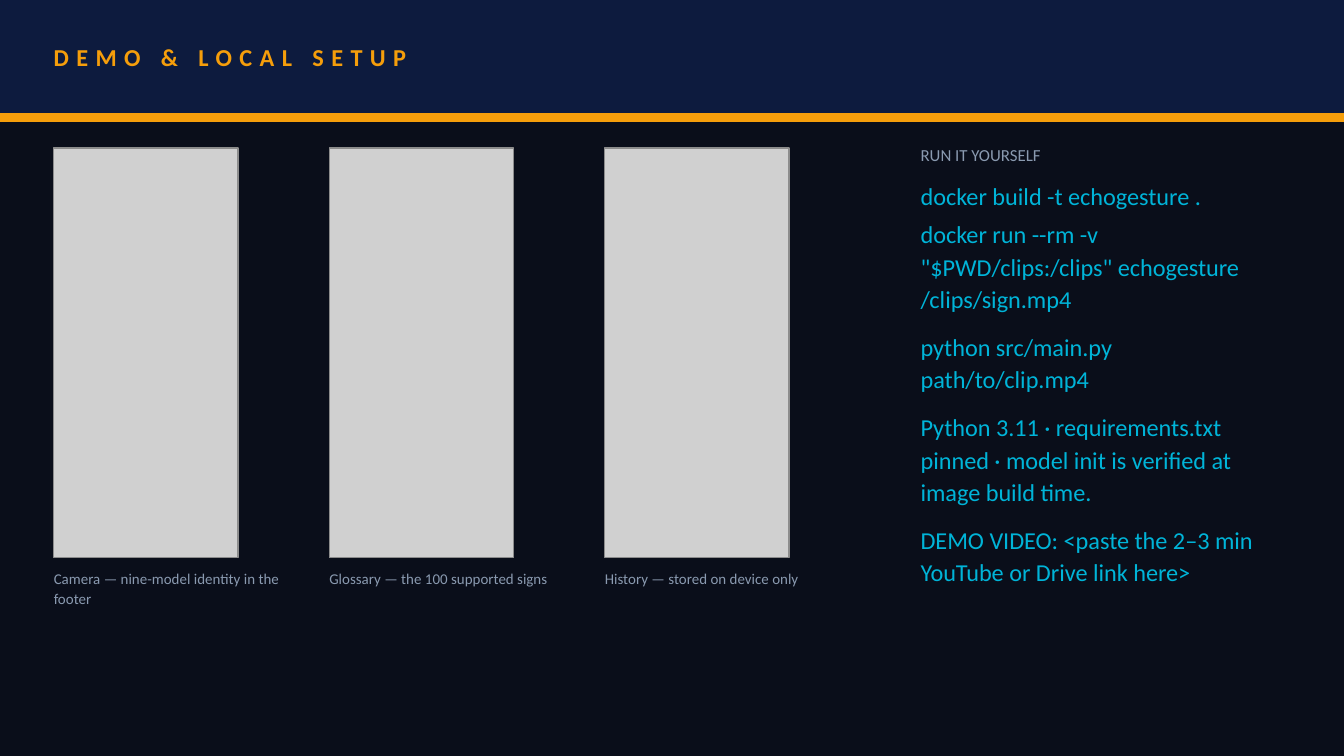
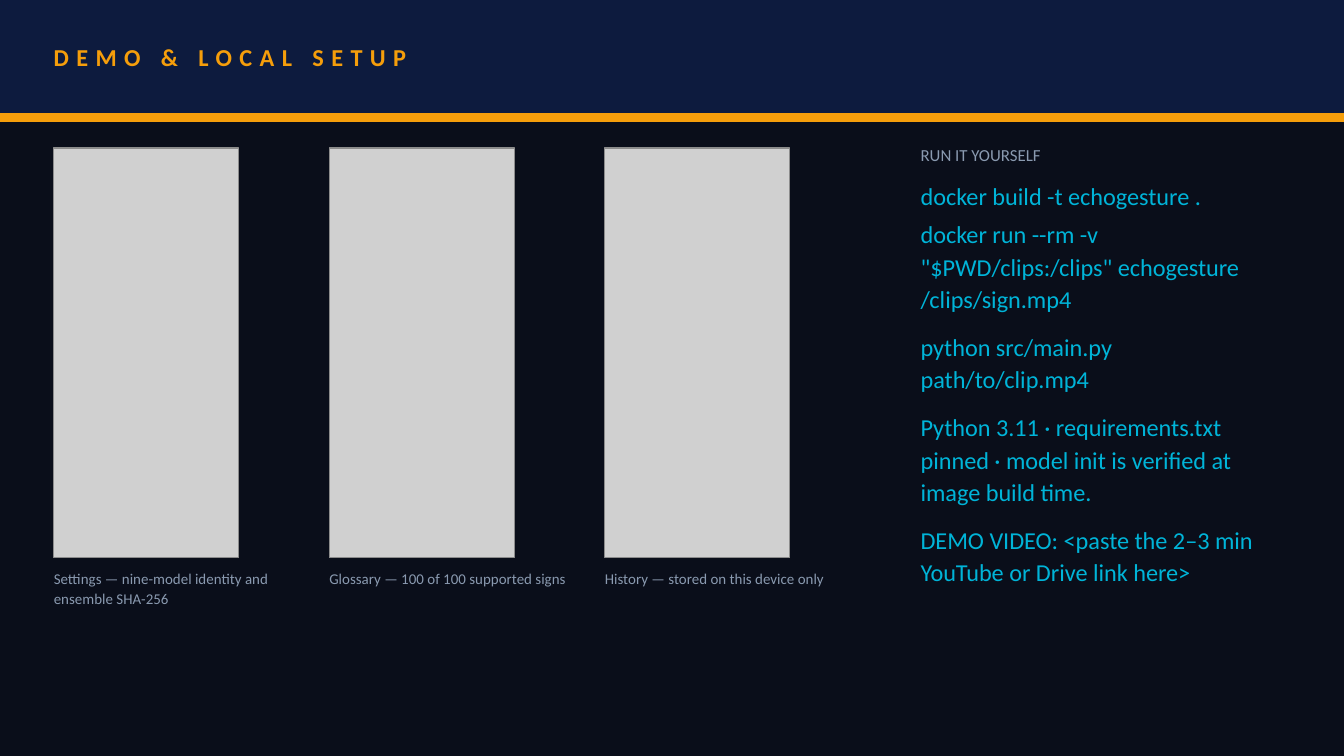
Before and after one commit to dev25bansal-ops/EchoGesture, a slide deck: slide 7 of submission/presentation/VIT_Chennai_Sky_Grazers.pptx. Drawn at 1344x756 pixels with LibreOffice and Linux fonts; fonts in the diff are those of the drawing; grey boxes stand for pictures. Boxes give left, top, right and bottom in pixels: in the first picture for what was removed or moved away, otherwise in the second. Text is boxed around its words. In the diff, an @@ line names an element or a change of style, - is before the commit and + after.

```diff
--- a/submission/presentation/VIT_Chennai_Sky_Grazers.pptx
+++ b/submission/presentation/VIT_Chennai_Sky_Grazers.pptx
@@ text at <box>54,573,268,604</box>: text changed @@
-Camera — nine-model identity in the footer
+Settings — nine-model identity and ensemble SHA-256
@@ text at <box>329,573,565,587</box>: text changed @@
-Glossary — the 100 supported signs
+Glossary — 100 of 100 supported signs
@@ text at <box>605,573,824,587</box>: text changed @@
-History — stored on device only
+History — stored on this device only
```
Also in this commit, not shown: 1 other slide changed, 39 other files.
